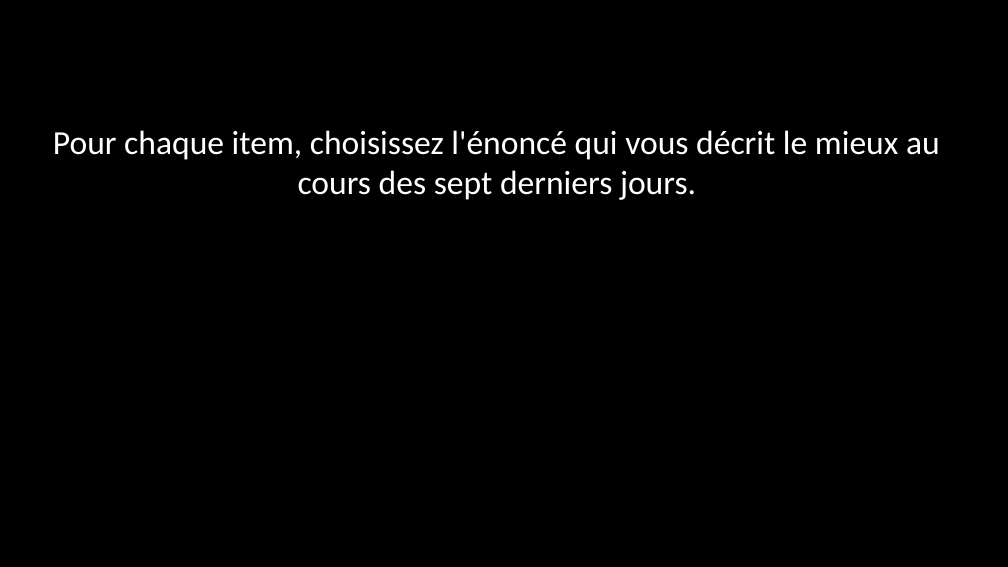
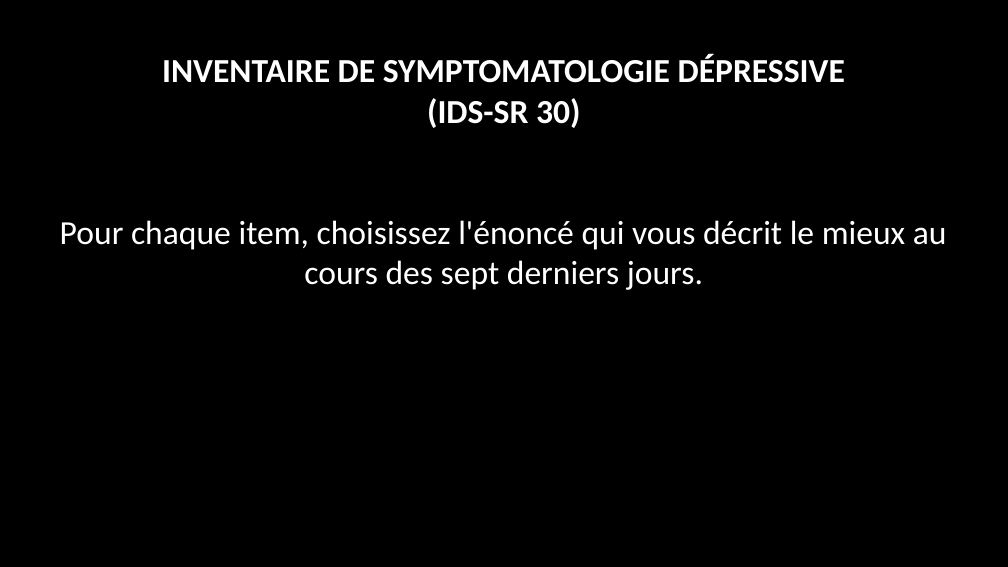
Before and after one commit to MBB-team/Misc, a slide deck: slide 1 of psychometric_scale/stuff/instructionsIDSSR30.pptx. Drawn at 1008x567 pixels with LibreOffice and Linux fonts; fonts in the diff are those of the drawing. Boxes give left, top, right and bottom in pixels: in the first picture for what was removed or moved away, otherwise in the second. Text is boxed around its words. In the diff, an @@ line names an element or a change of style, - is before the commit and + after.

```diff
--- a/psychometric_scale/stuff/instructionsIDSSR30.pptx
+++ b/psychometric_scale/stuff/instructionsIDSSR30.pptx
@@ text "INVENTAIRE DE SYMPTOMATOLOGIE DÉPRESSIVE" moved from (x1=53, y1=130, x2=940, y2=200) to (x1=60, y1=55, x2=947, y2=290) @@
@@ text at (x1=162, y1=55, x2=845, y2=128): paragraphs added @@
+INVENTAIRE DE SYMPTOMATOLOGIE DÉPRESSIVE
+(IDS-SR 30)
```
Also in this commit, not shown: 33 other files.
